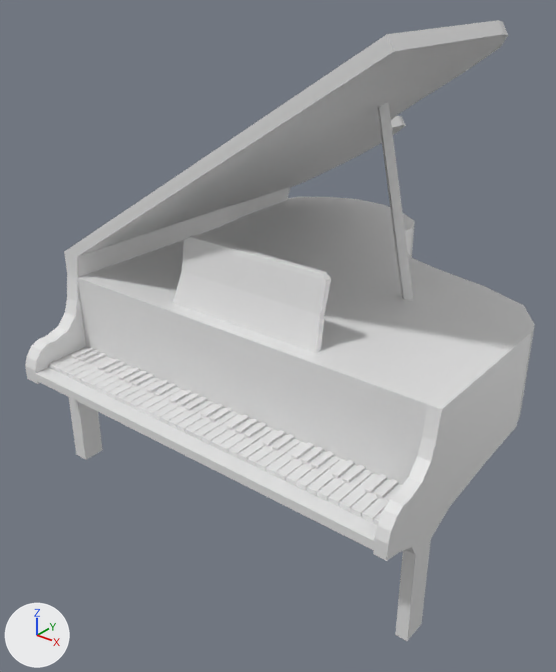
One commit to the Blender file SourceFiles/Piano_Open.blend: the scene before it, then after it.
Camera for both pictures: a 50 mm camera at (1.55, -2.33, 1.85) aimed at (-0.09, -0.28, 0.58). Arrows for +X, +Y and +Z are at lower left; the lights stay in place.

In view in the first picture: 'BlackKeys', 'Piano', 'WhiteKeys'.
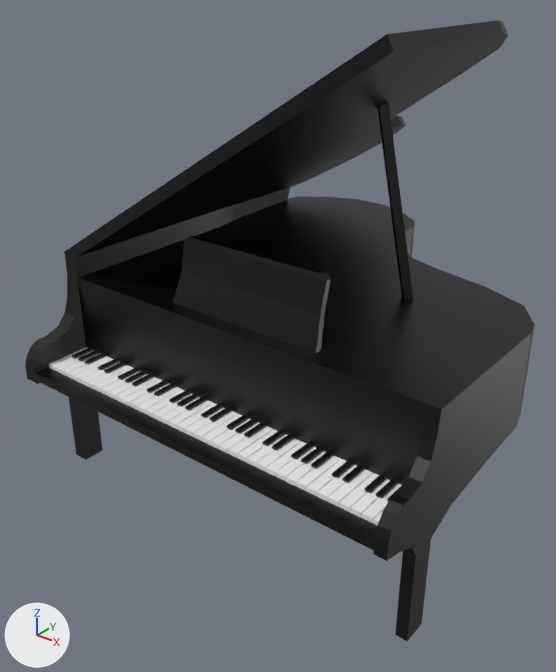
Changed parts and their boxes (x1, y1, x2, y2) in the pictures (556 x 672 px):
'Piano', surface changed (grey to black): (25, 20, 535, 641) in both
'BlackKeys', surface changed (white to black): (72, 347, 402, 502) in both

Edits to the bpy script that builds the scene:
```text
Add img_colorpalette_png:
    img_colorpalette_png = load_image('ColorPalette.png', '../Assets/Material/ColorPalette.png', 512, 128, 'sRGB')
Change mat_material:
    remove mat_material.base_color = (0.8, 0.8, 0.8)  # white #e7e7e7
    add mat_material.texture = img_colorpalette_png
Change me_cube:
    where me_cube.from_pydata(...)  # 776 vertices, 771 faces; spans x -0.91..0.66, y -1.18..0.61, z 0.09..1.79
    used by ob_piano; location = (0.128, 0.246, -0.087)
    me_cube part 1: texture (UV) coordinates of 771 of 771 faces, centred in x -0.91..0.66, y -1.18..0.61, z 0.09..1.78, changed; they spanned u 0.12..0.88, v 0.0..1.0 and now span u 0.84..0.97, v 0.68..0.84
```
